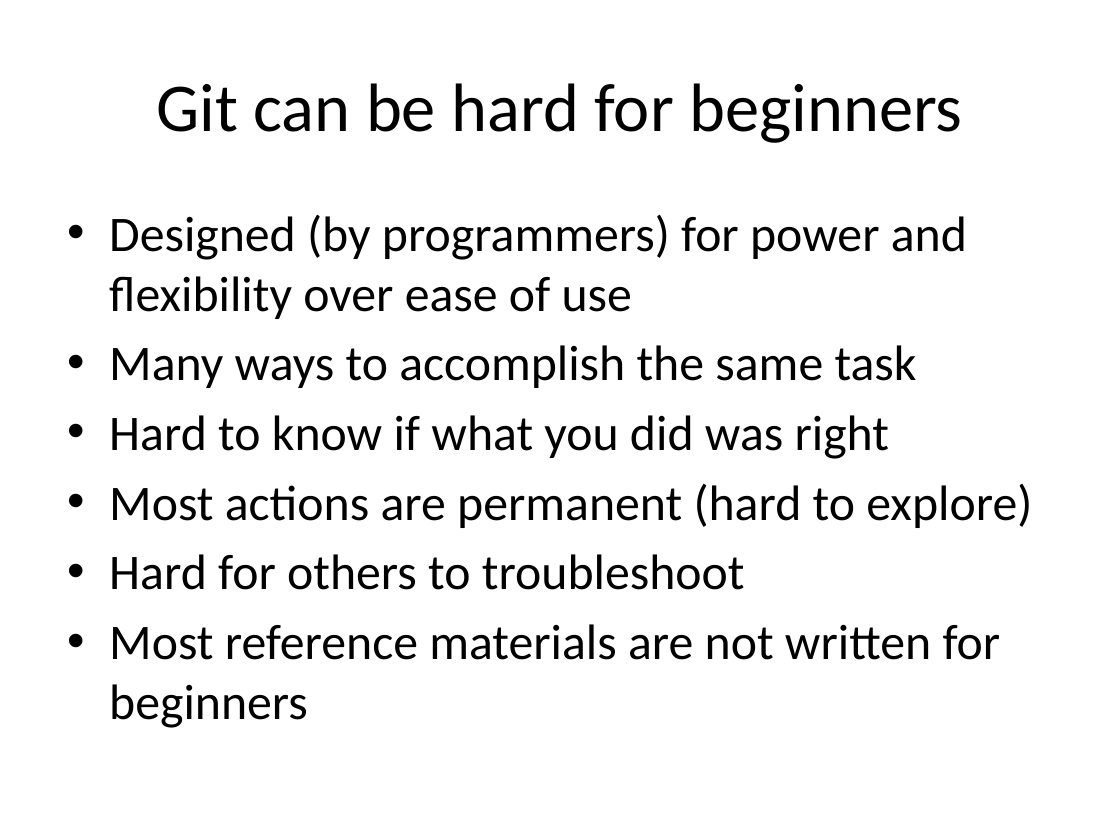
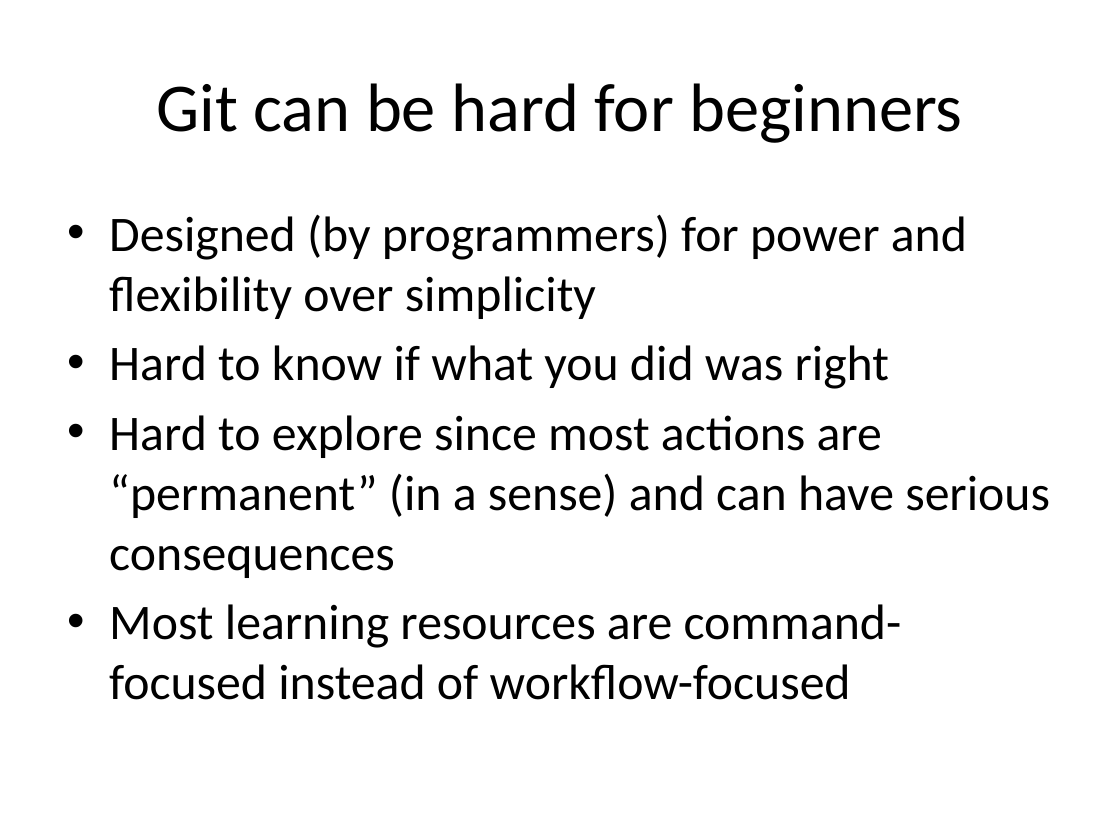
Before and after one commit to ajschumacher/gadsdc, a slide deck: slide 6 of 01-workflow/slides_git.pptx. Drawn at 1120x840 pixels with LibreOffice and Linux fonts; fonts in the diff are those of the drawing. Boxes give left, top, right and bottom in pixels: in the first picture for what was removed or moved away, otherwise in the second. Text is boxed around its words. In the diff, an @@ line names an element or a change of style, - is before the commit and + after.

Commit message:
many updates to git presentation slides

```diff
--- a/01-workflow/slides_git.pptx
+++ b/01-workflow/slides_git.pptx
@@ text at bbox=[109, 214, 967, 319]: text changed @@
-• Designed (by programmers) for power and flexibility over ease of use
-• Many ways to accomplish the same task
+• Designed (by programmers) for power and flexibility over simplicity
@@ text at bbox=[109, 415, 1050, 700]: text changed @@
-• Most actions are permanent (hard to explore)
-• Hard for others to troubleshoot
-• Most reference materials are not written for beginners
+• Hard to explore since most actions are “permanent” (in a sense) and can have serious consequences
+• Most learning resources are command-focused instead of workflow-focused
```
Also in this commit, not shown: 21 other slides changed, 1 slide added, 2 slides removed, 1 other file.
